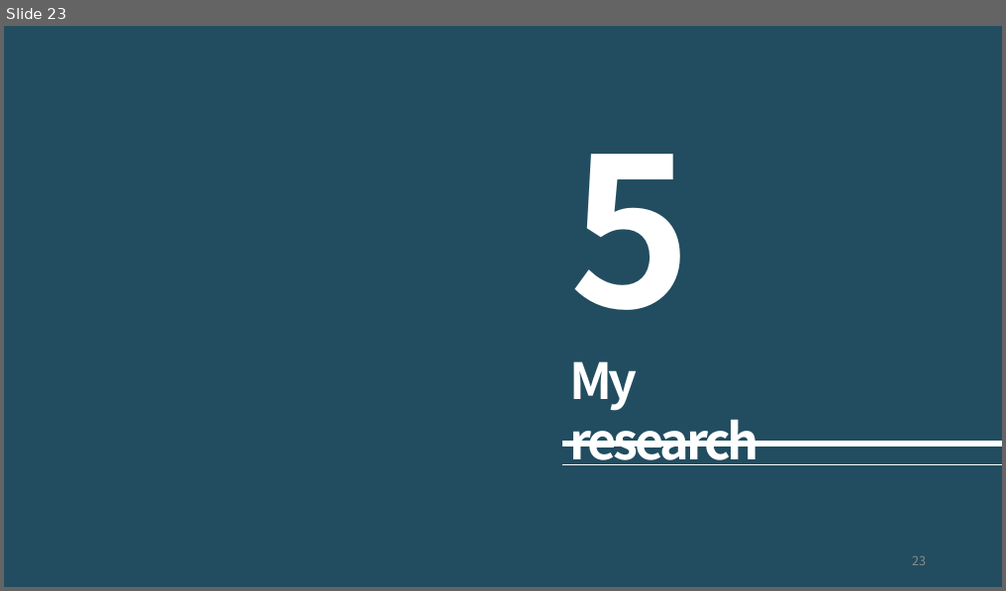
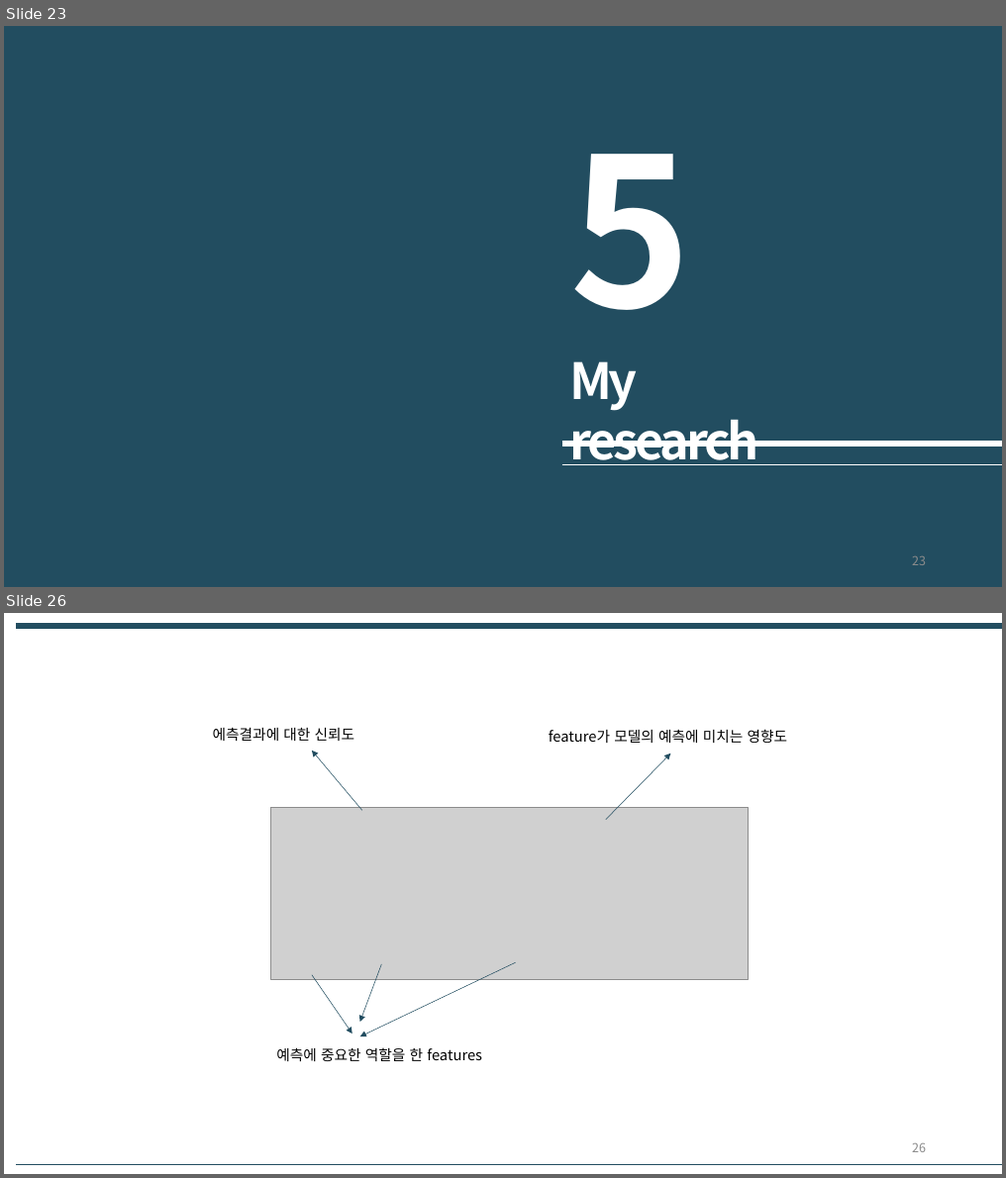
Before and after one commit to mosePark/TIL, a slide deck: lab-seminar/LIME/4월 9일 랩세미나 발표 자료.pptx. Shown one above the other, each under a label of ours: slide 23 before the commit, slides 23 and 26 after it; the slides between them are not shown. The pictures are 1006x591 and 1006x1178 pixels, drawn with LibreOffice and Linux fonts; fonts in the diff are those of the drawing; grey boxes stand for pictures. Boxes give left, top, right and bottom in pixels: in the first picture for what was removed or moved away, otherwise in the second. Text is boxed around its words. In the diff, an @@ line names an element or a change of style, - is before the commit and + after.

```diff
--- a/lab-seminar/LIME/4월 9일 랩세미나 발표 자료.pptx
+++ b/lab-seminar/LIME/4월 9일 랩세미나 발표 자료.pptx
@@ slide 26 added at [4, 613, 1002, 1174], background #FFFFFF @@
@@ line added from (16, 627) to (1002, 627), #224D60 6 pt @@
@@ text added at [213, 727, 355, 741], 14 pt, text #000000 @@
+에측결과에 대한 신뢰도
@@ text added at [548, 729, 788, 743], 14 pt, text #000000 @@
+feature가 모델의 예측에 미치는 영향도
@@ arrow added from (362, 811) to (312, 751), #224D60 0.5 pt @@
@@ arrow added from (606, 820) to (671, 754), #224D60 0.5 pt @@
@@ picture added at [271, 807, 747, 980] @@
@@ arrow added from (381, 964) to (360, 1022), #224D60 0.5 pt @@
@@ arrow added from (515, 962) to (360, 1037), #224D60 0.5 pt @@
@@ arrow added from (312, 975) to (352, 1034), #224D60 0.5 pt @@
@@ text added at [276, 1048, 482, 1061], 14 pt, text #000000 @@
+예측에 중요한 역할을 한 features
@@ page number added at [912, 1144, 926, 1153], 12 pt, text #8C8C8C @@
+26
@@ line added from (16, 1164) to (1002, 1164), #224D60 0.25 pt @@
```
Also in this commit, not shown: 1 slide changed, 5 other slides added, 1 slide removed, 1 other file.
